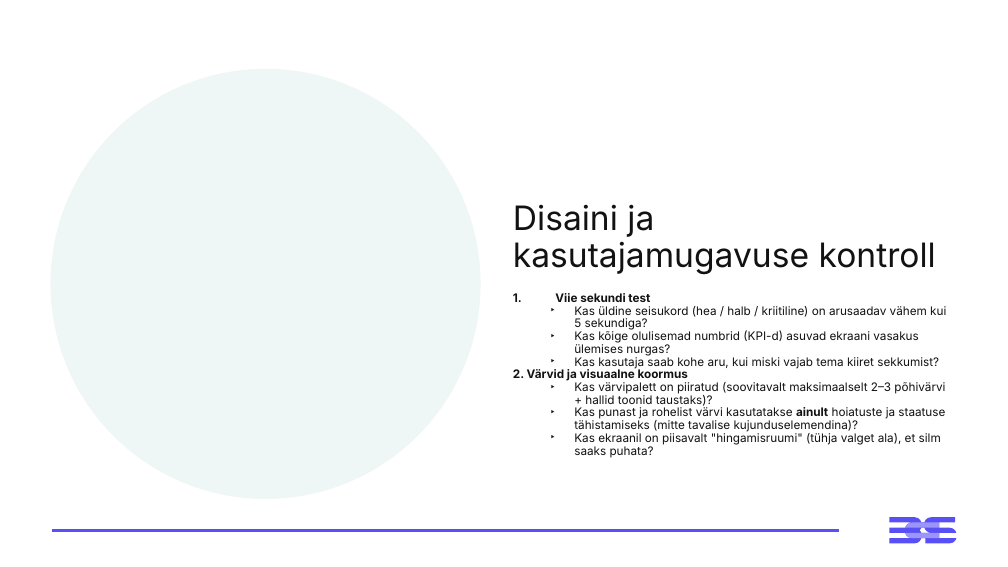
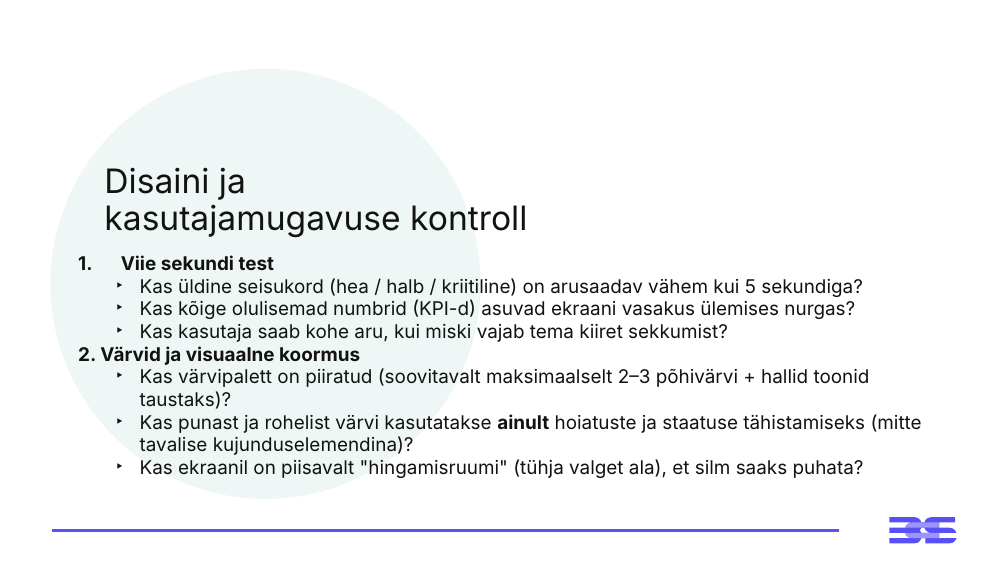
Before and after one commit to emilieabel/andmetarkus, a slide deck: slide 30 of Materjalid/Day3 M Visuaalid Andmelugu/3-paev-andmetarkus-esitlus.pptx (slide 24 before the commit). Drawn at 1008x567 pixels with LibreOffice and Linux fonts; fonts in the diff are those of the drawing. Boxes give left, top, right and bottom in pixels: in the first picture for what was removed or moved away, otherwise in the second. Text is boxed around its words. In the diff, an @@ line names an element or a change of style, - is before the commit and + after.

```diff
--- a/Materjalid/Day3 M Visuaalid Andmelugu/3-paev-andmetarkus-esitlus.pptx
+++ b/Materjalid/Day3 M Visuaalid Andmelugu/3-paev-andmetarkus-esitlus.pptx
@@ title "Disaini ja kasutajamugavuse kontroll": place and size @@
-title "Disaini ja kasutajamugavuse kontroll" at (513, 204, 936, 275)
+title "Disaini ja kasutajamugavuse kontroll" at (104, 167, 527, 237)
@@ text "Viie sekundi test": place and size @@
-text "Viie sekundi test" at (513, 293, 946, 458)
+text "Viie sekundi test" at (78, 255, 922, 478)
@@ text "Viie sekundi test" at (78, 255, 922, 478): size 11.2 to 18 pt; line spacing 0.9 to 1 @@
```
Also in this commit, not shown: 14 other slides changed, 4 slides added, 4 slides removed, 4 other files.
